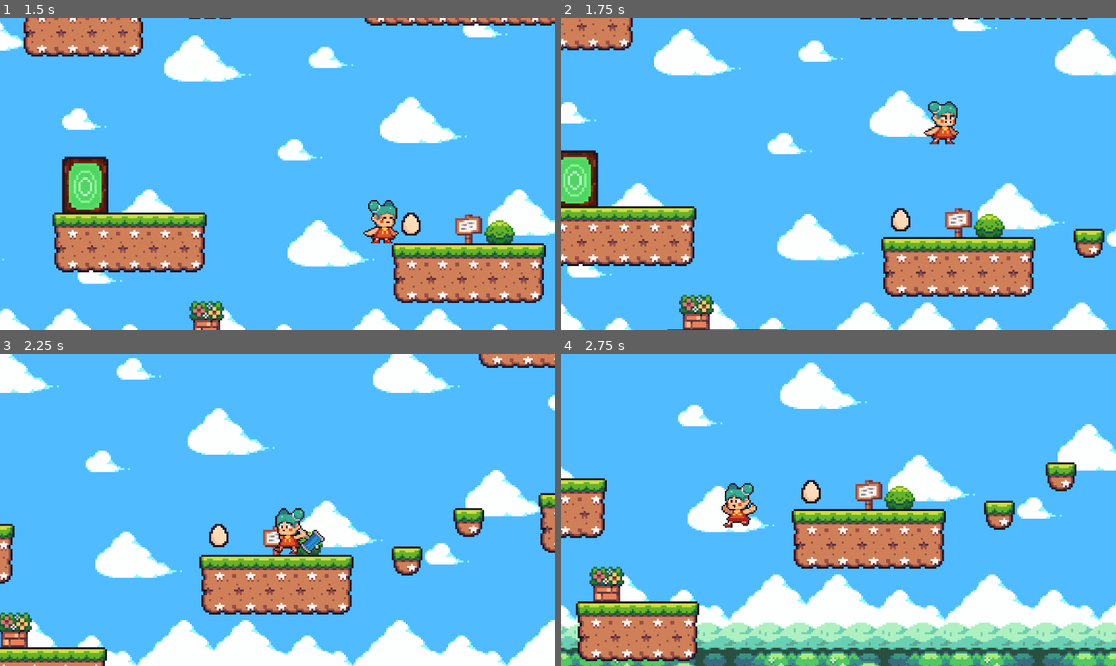
Above: before the commit, frames 1-4 (two rows, left to right).
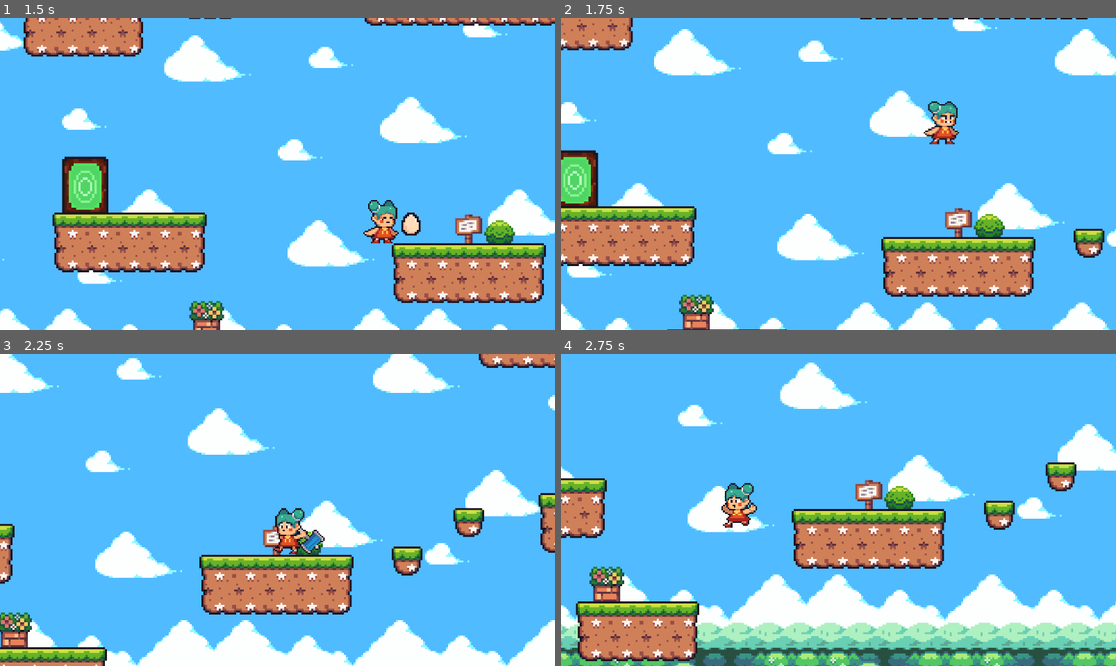
Above: after the commit, the same moments.

Repository: CakeRun/Vaerkstedsuge.github-brug-denne
Game: Godot game, scene res://Level 1 (green)/Level 1.tscn
Two runs of this game, one before a commit and one after it. Both use one fixed random seed, a clock stepped at 60 frames per second and the inputs below. This scene is started directly instead of the project's main scene.
Inputs:
- Up to frame 1 (1.5 s): hold D (move_right) from 0.53 s (still down); tap X (attack) at 0.6, 1.35 s; tap Space (jump) at 0.77 s
- Up to frame 2 (1.75 s): keep holding D (move_right); tap Space (jump) at 1.52 s
- Up to frame 3 (2.25 s): release D (move_right) at 2.03 s; hold A (move_left) from 2.03 s (still down); tap X (attack) at 2.1 s
- Up to frame 4 (2.75 s): keep holding A (move_left)

Frame 1 is identical in both runs. In frame 2, 0.2% of the frame differs, in the area x 59-63%, y 60-69%; in frame 3, 0.2%; in frame 4, 0.2%, in the area x 43-47%, y 40-48%.
Error before the commit: Attempt to call function 'add_point' in base 'null instance' on a null instance. (res://Ingrediens/ingredients_script.gd:12)

Commit message:
le crocodile virker nu :D

Diff:
--- a/GoDot/Enemy 2 (crocodile)/Crocoscript.gd
+++ b/GoDot/Enemy 2 (crocodile)/Crocoscript.gd
@@ -5,6 +5,7 @@
 var direction = 1
 var chase = false
 var player = null
+
 
 @onready var ray_cast_right = $RayCastRight
 @onready var ray_cast_left = $RayCastLeft
@@ -14,17 +15,23 @@
 
 
 func _process(delta):
-	if ray_cast_right.is_colliding():
+	if ray_cast_right.is_colliding() or edge_right.is_colliding() == false:
 		direction = -1
 		animated_sprite.flip_h = false
-	if ray_cast_left.is_colliding():
+	if ray_cast_left.is_colliding() or edge_left.is_colliding() == false:
 		direction = 1
 		animated_sprite.flip_h = true
 	if chase:
-		position.x += (player.position.x - position.x)/speed_chase
+		position.x += ((player.position.x - position.x)/speed_chase)
+		if player.position.x < position.x:
+			animated_sprite.flip_h = false
+		elif player.position.x > position.x:
+			animated_sprite.flip_h = true
+	else:
+		position.x += direction * speed_norm * delta
 
 
-	position.x += direction * speed_norm * delta
+
 
 
 func _on_area_2d_body_entered(body):
--- a/GoDot/Ingrediens/ingredients_script.gd
+++ b/GoDot/Ingrediens/ingredients_script.gd
@@ -9,7 +9,7 @@
 @onready var player = %Player
 
 func _on_body_entered(player):
-	game_manager.add_point()
+	#game_manager.add_point()
 	pickup_sound.play()
 	queue_free()
 
